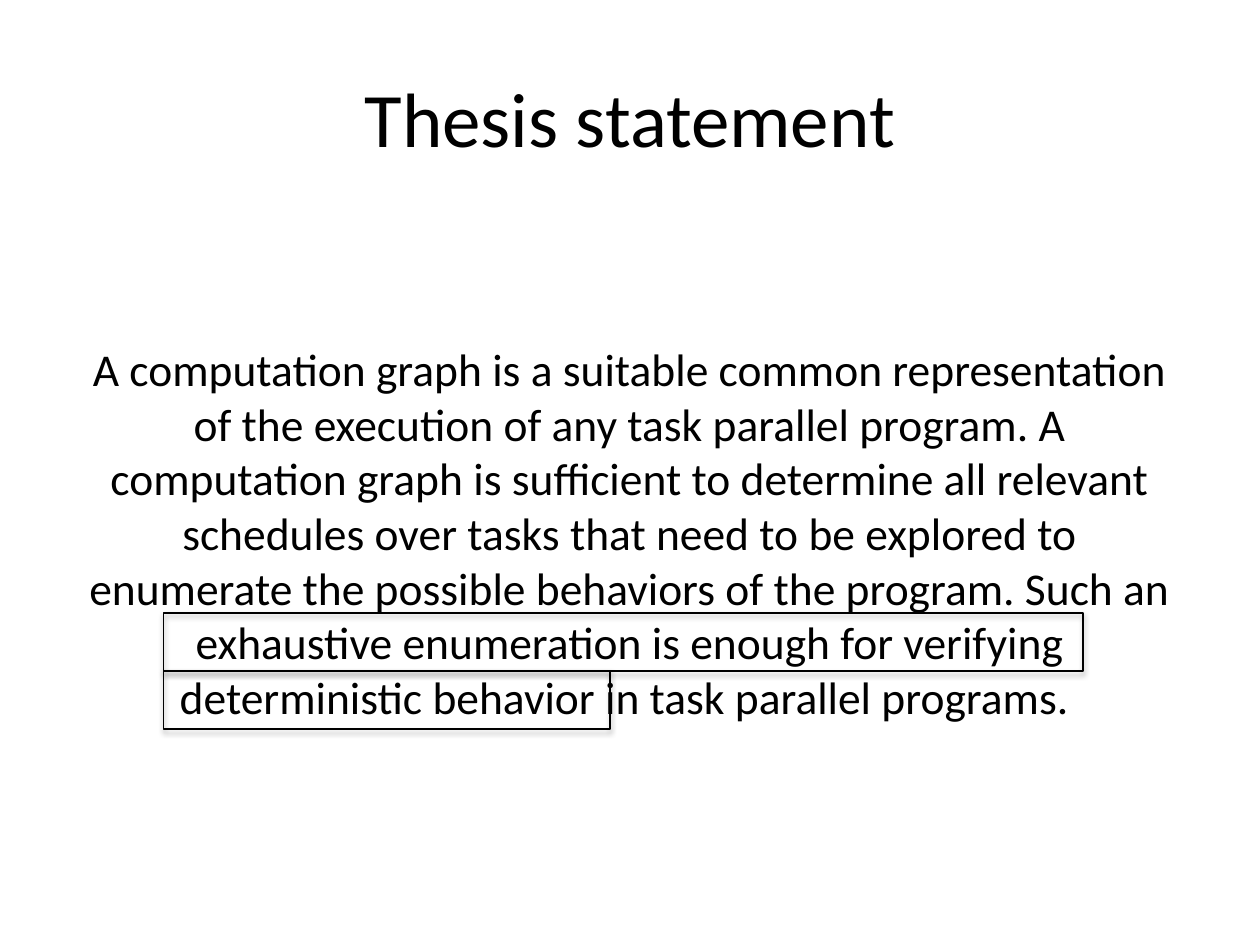
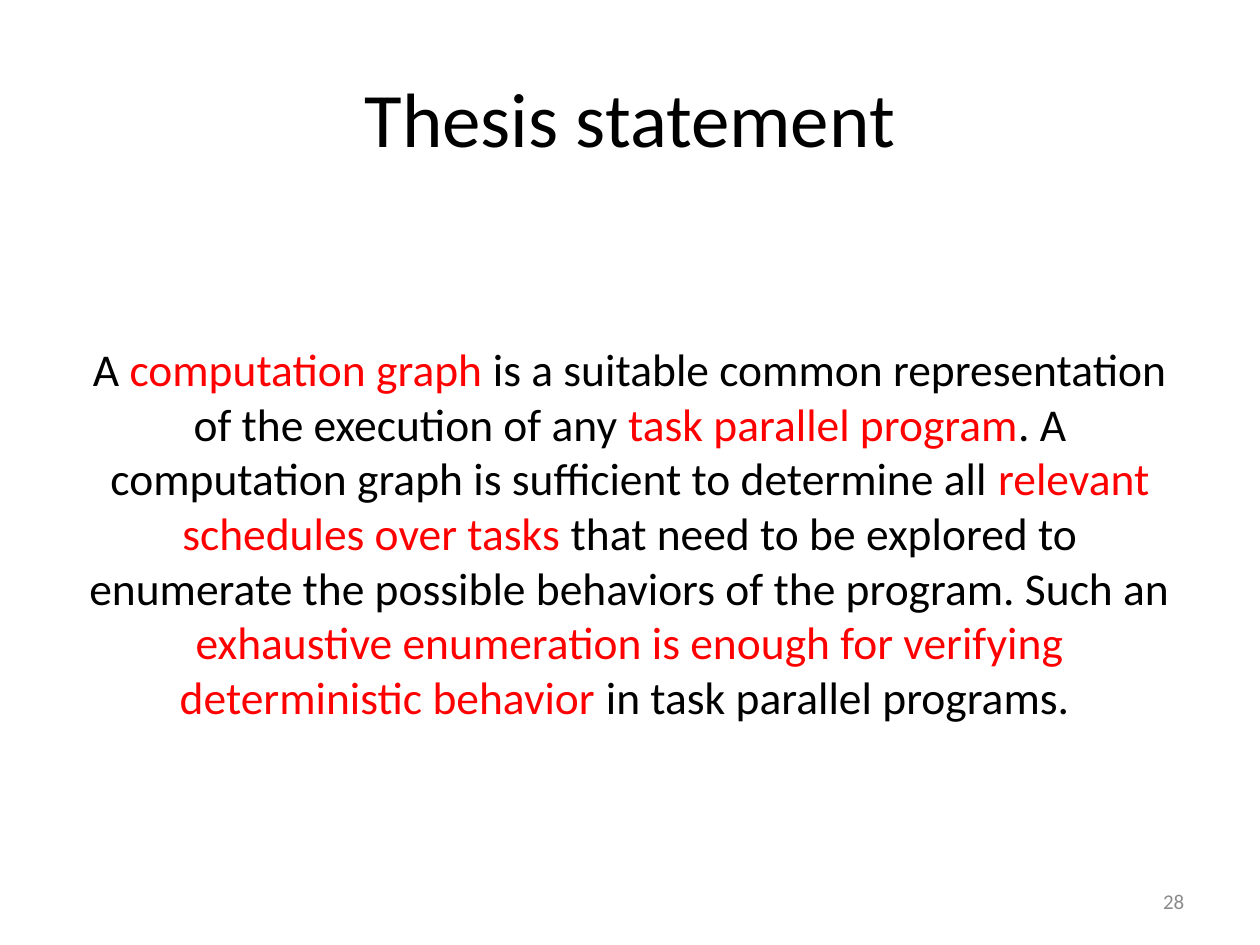
Before and after one commit to ericmercer/nakade-radha, a slide deck: slide 29 of proposal/ppt/thesis-proposal.pptx (slide 22 before the commit). Drawn at 1260x945 pixels with LibreOffice and Linux fonts; fonts in the diff are those of the drawing. Boxes give left, top, right and bottom in pixels: in the first picture for what was removed or moved away, otherwise in the second. Text is boxed around its words. In the diff, an @@ line names an element or a change of style, - is before the commit and + after.

```diff
--- a/proposal/ppt/thesis-proposal.pptx
+++ b/proposal/ppt/thesis-proposal.pptx
@@ text "A computation graph is a ..." at (89,354,1169,722): text colour #000000 to #FF0000 in "computation graph task parallel program. relevant schedules ..." @@
@@ rectangle removed at (164,612,1084,670) @@
@@ rectangle removed at (164,672,611,730) @@
@@ page number added at (1163,895,1184,909), 12 pt, text #8C8C8C @@
+28
```
Also in this commit, not shown: 18 other slides changed, 13 slides added, 3 slides removed.
